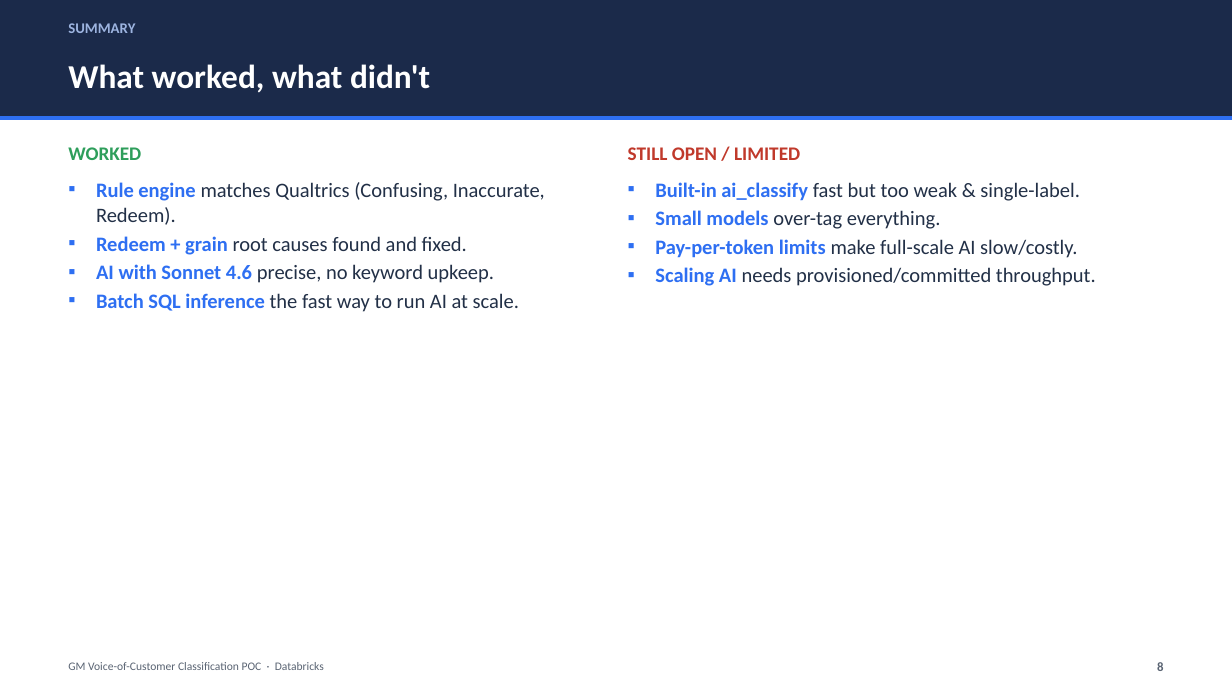
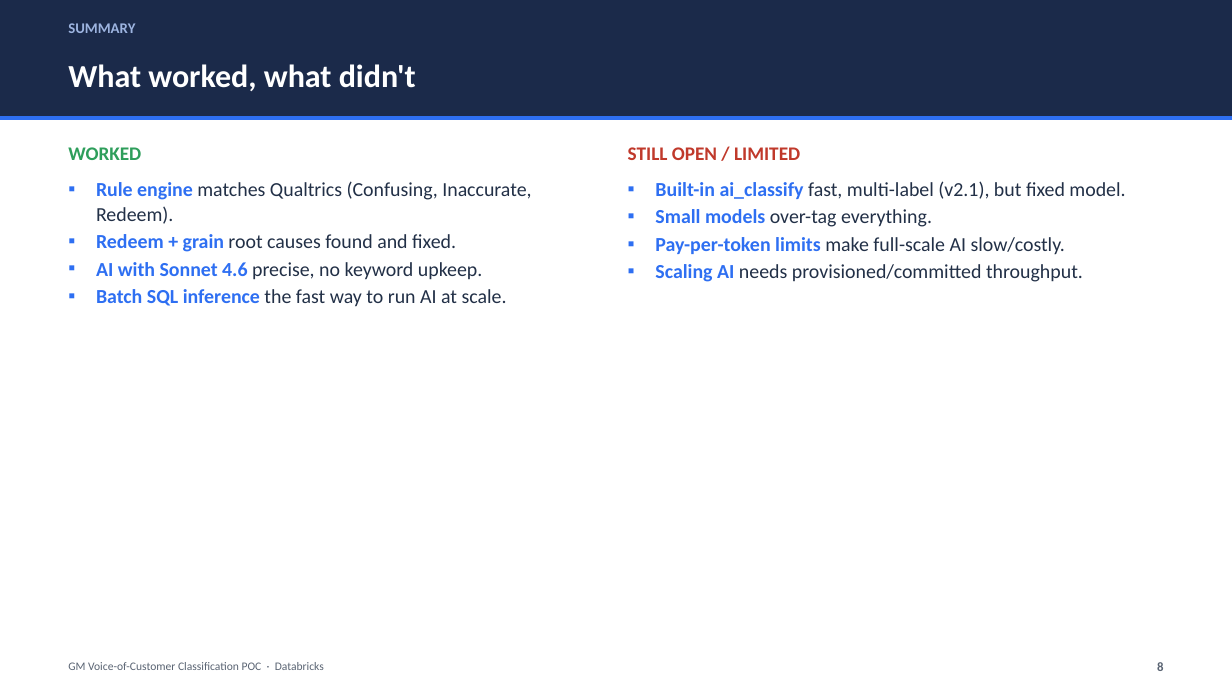
Before and after one commit to dariakrasavina/GM_VOC, a slide deck: slide 8 of GM_VOC_POC_Summary.pptx. Drawn at 1232x693 pixels with LibreOffice and Linux fonts; fonts in the diff are those of the drawing. Boxes give left, top, right and bottom in pixels: in the first picture for what was removed or moved away, otherwise in the second. Text is boxed around its words. In the diff, an @@ line names an element or a change of style, - is before the commit and + after.

Commit message:
ai_classify v2.1 (multi-label); remove PySpark ai_query job; deep-dive deck
ai_classify: migrate to Version 2.1 — label descriptions, multi-label output,
confidence scores, global instructions (drops the ≤50-char labels + single-label
"None of the above" workaround). Relax the Confusing instruction (fires on any
expressed confusion, not only when the advisor is named) — validated on real data,
Confusing recall ~55% -> ~95% with no precision loss. Default sampling switched to
random (frequency-first is not a documented best practice and skews evals);
frequency kept as an opt-in for capped production runs.

Remove the per-partition PySpark ai_query job (superseded by ai_query_sql batch):
extract the shared category/prompt helpers to classification_ai/ai_common.py,
repoint ai_query_sql / ai_classify / ab_test imports, delete ai_query_job.py +
run_ai_query_notebook.py, and repoint the compare job to
voc_classification_ai_query_sql_tags.

Bundle: rename the ai_classify job to "(v2.1, multi-label)", add the
ai_classify_tags_table_name variable + wire sample_mode, drop the ai_query job,
default sample_mode=random. Now 7 jobs.

Docs: refresh root + classification_ai READMEs (two AI approaches, v2.1, 7 jobs).
Add the technical deep-dive deck (docs/make_deepdive_pptx.py) with architecture /
pipeline diagrams, factor the OOXML engine into docs/pptx_lib.py, and refactor the
summary deck onto it.

```diff
--- a/GM_VOC_POC_Summary.pptx
+++ b/GM_VOC_POC_Summary.pptx
@@ text "What worked, what didn't" at (68,64,416,91): size 26 to 25 pt @@
@@ text "Rule engine matches Qualtrics (Confusing, ..." at (96,181,531,307): size 16 to 15.5 pt @@
@@ text at (655,181,1125,199): text changed; size 16 to 15.5 pt @@
-▪ Built-in ai_classify fast but too weak & single-label.
+▪ Built-in ai_classify fast, multi-label (v2.1), but fixed model.
@@ text at (655,209,1083,282): size 16 to 15.5 pt in "Small models over-tag everything.", "Pay-per-token limits make full-scale AI slow/costly.", "Scaling AI needs provisioned/committed throughput." @@
```
Also in this commit, not shown: 7 other slides changed, 17 other files.
